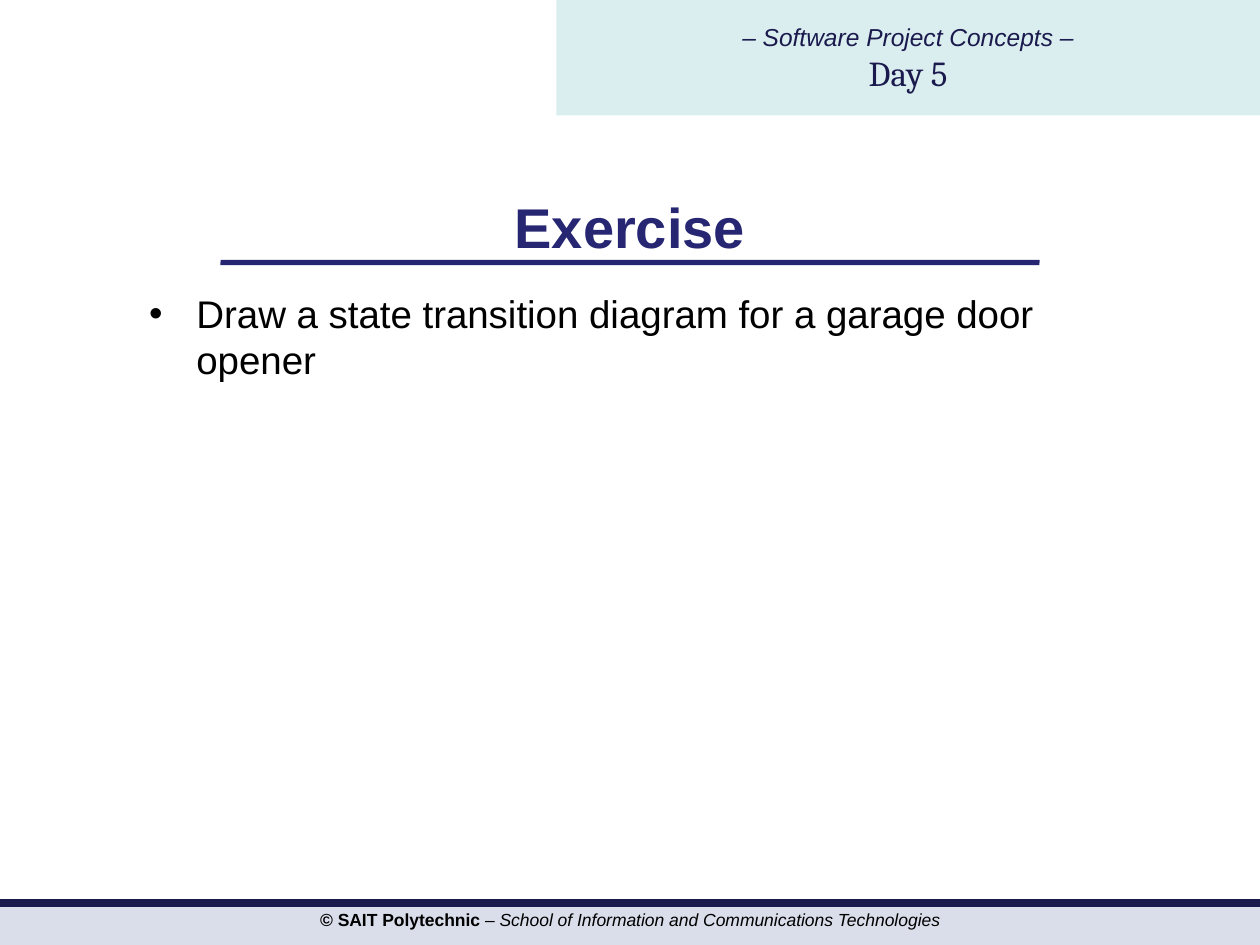
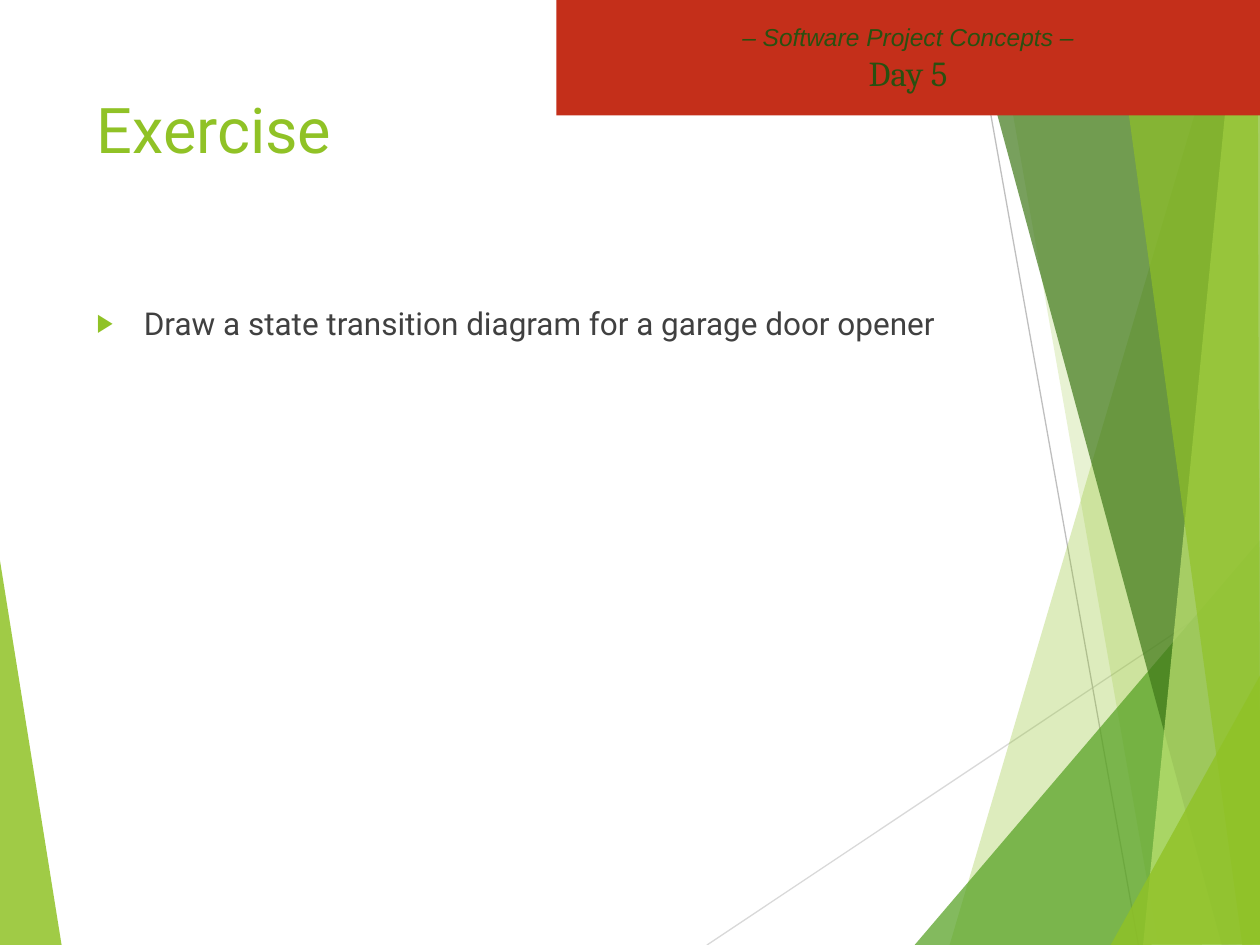
Before and after one commit to hdmdhr/CPRG-210-OSD-Assignment, a slide deck: slide 15 of Project Concepts/PROJ216 Slides Day5.pptx. Drawn at 1260x945 pixels with LibreOffice and Linux fonts; fonts in the diff are those of the drawing; background and template pictures are left out. Boxes give left, top, right and bottom in pixels: in the first picture for what was removed or moved away, otherwise in the second. Text is boxed around its words. In the diff, an @@ line names an element or a change of style, - is before the commit and + after.

```diff
--- a/Project Concepts/PROJ216 Slides Day5.pptx
+++ b/Project Concepts/PROJ216 Slides Day5.pptx
@@ rectangle "– Software Project Concepts – ..." at [557, 0, 1260, 116]: text colour #19194D to #2A5010; fill #DAEDEF to #C42F1A @@
@@ title "Exercise": place and size @@
-title "Exercise" at [515, 207, 745, 249]
+title "Exercise" at [97, 107, 332, 154]
@@ title "Exercise" at [97, 107, 332, 154]: size 32 to 36 pt, font Arial to Roboto, text colour #262673 to #90C226, bold off; alignment centre to left; vertical alignment middle to top @@
@@ line removed from (220, 262) to (1040, 262) @@
@@ text "Draw a state transition diagram ...": place and size @@
-text "Draw a state transition diagram ..." at [196, 300, 1033, 382]
+text "Draw a state transition diagram ..." at [144, 311, 934, 342]
@@ text "Draw a state transition diagram ..." at [144, 311, 934, 342]: size 22 to 18 pt, font Arial to Roboto, text colour #000000 to #404040; bullet • to ▶; more space between paragraphs @@
@@ group added at [0, 0, 1260, 945]: 8 freeform shapes, 2 lines @@
@@ rectangle removed at [0, 903, 1260, 945] @@
@@ text removed at [338, 913, 940, 930] @@
-© SAIT Polytechnic – School of Information and Communications Technologies
```
Also in this commit, not shown: 17 other slides changed, 11 other files.
